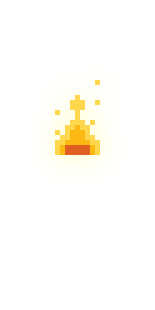
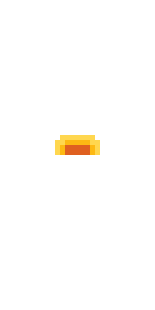
Two versions of the same layered image (155 x 310). Layer-by-layer changes:
showed "flame idle" over [55, 135, 100, 140]
hid "flame 1" over [55, 80, 100, 140]
